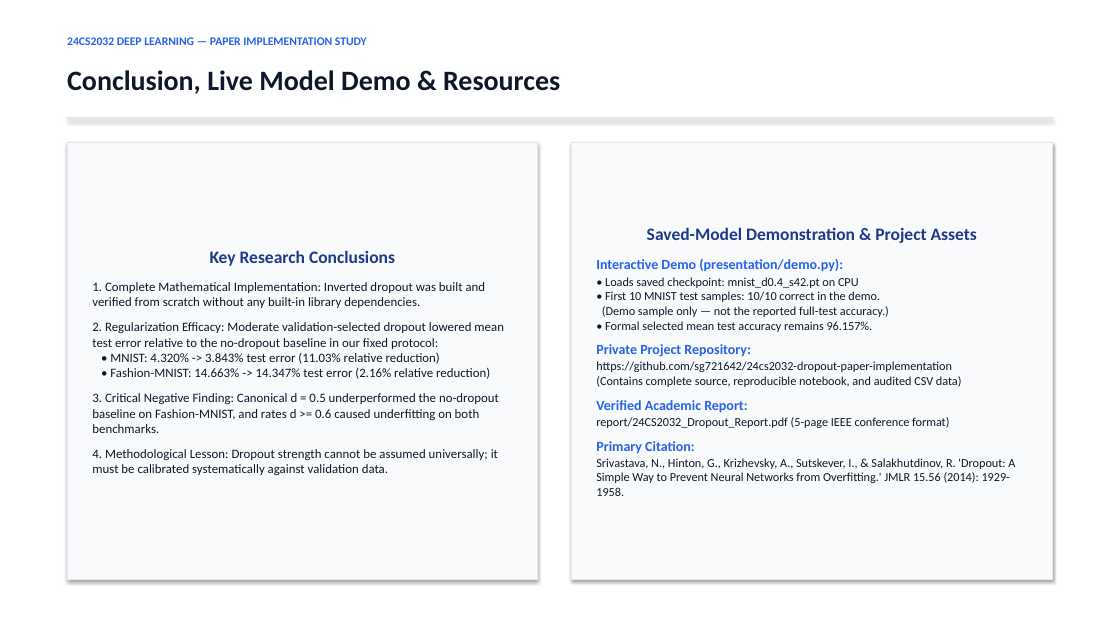
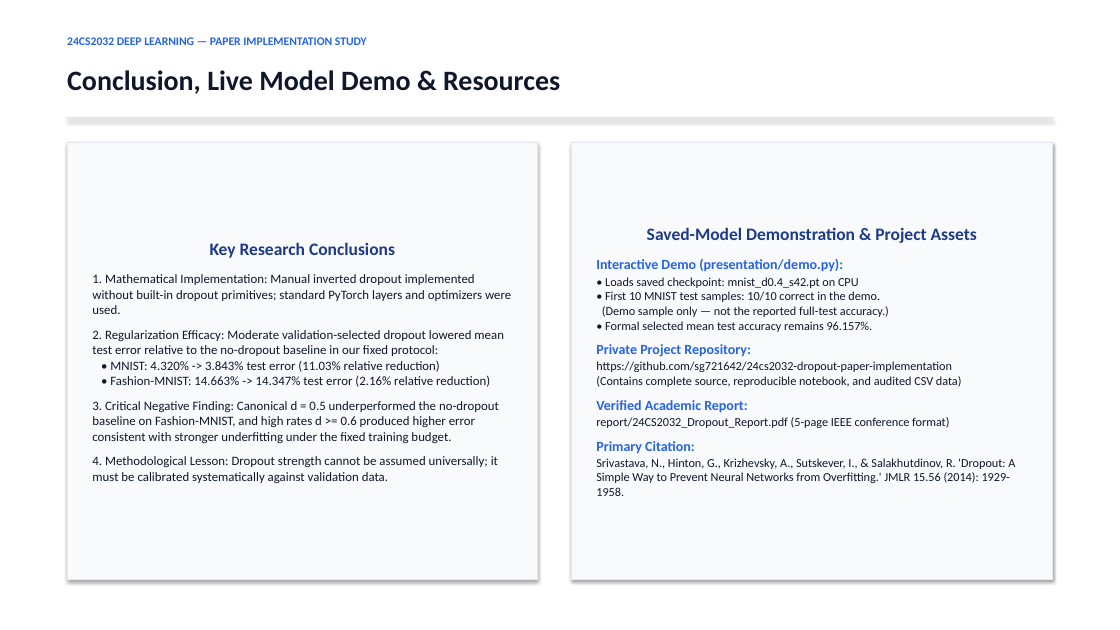
Before and after one commit to sg721642/24cs2032-dropout-paper-implementation, a slide deck: slide 8 of presentation/24CS2032_Dropout_Presentation.pptx. Drawn at 1120x630 pixels with LibreOffice and Linux fonts; fonts in the diff are those of the drawing. Boxes give left, top, right and bottom in pixels: in the first picture for what was removed or moved away, otherwise in the second. Text is boxed around its words. In the diff, an @@ line names an element or a change of style, - is before the commit and + after.

```diff
--- a/presentation/24CS2032_Dropout_Presentation.pptx
+++ b/presentation/24CS2032_Dropout_Presentation.pptx
@@ text in rectangle at <box>92,274,511,314</box>: text changed @@
-1. Complete Mathematical Implementation: Inverted dropout was built and verified from scratch without any built-in library dependencies.
+1. Mathematical Implementation: Manual inverted dropout implemented without built-in dropout primitives; standard PyTorch layers and optimizers were used.
@@ text in rectangle at <box>92,401,499,443</box>: text changed @@
-3. Critical Negative Finding: Canonical d = 0.5 underperformed the no-dropout baseline on Fashion-MNIST, and rates d >= 0.6 caused underfitting on both benchmarks.
+3. Critical Negative Finding: Canonical d = 0.5 underperformed the no-dropout baseline on Fashion-MNIST, and high rates d >= 0.6 produced higher error consistent with stronger underfitting under the fixed training budget.
```
Also in this commit, not shown: 2 other slides changed, 4 other files.
